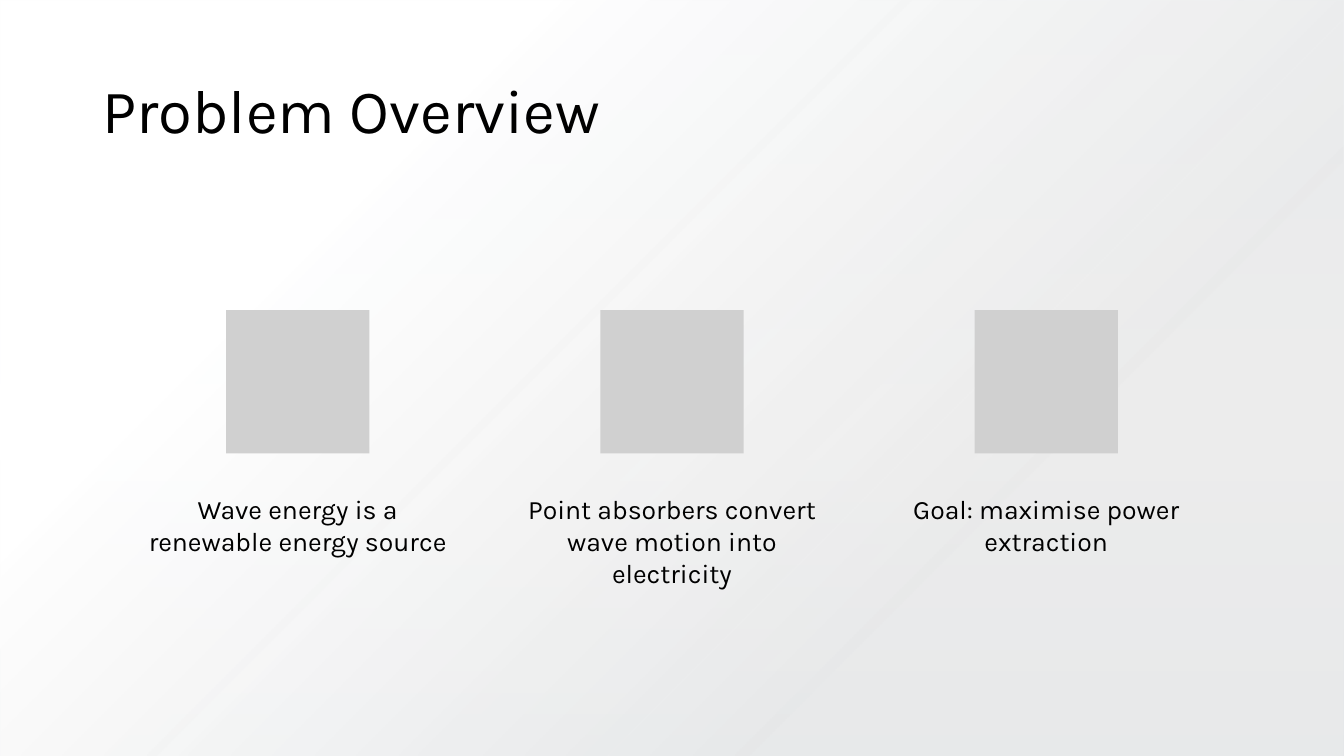
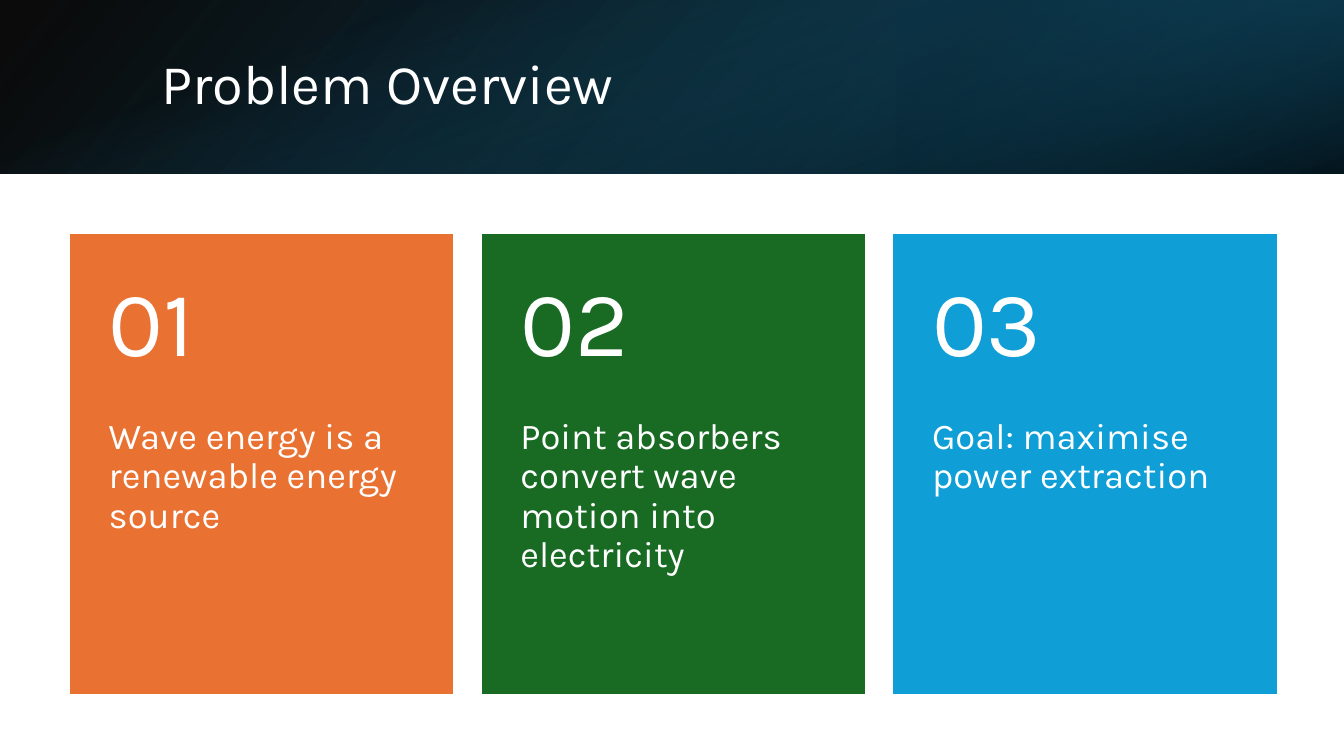
Before and after one commit to lbuckley-jpg/MDM2-Project-2, a slide deck: slide 2 of Presentation/wave_energy_presentation.pptx. Drawn at 1344x756 pixels with LibreOffice and Linux fonts; fonts in the diff are those of the drawing; grey boxes stand for pictures. Boxes give left, top, right and bottom in pixels: in the first picture for what was removed or moved away, otherwise in the second. Text is boxed around its words. In the diff, an @@ line names an element or a change of style, - is before the commit and + after.

```diff
--- a/Presentation/wave_energy_presentation.pptx
+++ b/Presentation/wave_energy_presentation.pptx
@@ background gradient #F0F8FD to #FFFFFF to #E1EBF3 to #FFFFFF @@
@@ rectangle removed at [0, 0, 1344, 756] @@
@@ rectangle added at [0, 0, 1344, 173], fill gradient #000000 to #104862 @@
@@ rectangle added at [0, 1, 1343, 174], fill gradient #156082 to #000000 @@
@@ rectangle added at [896, 0, 1344, 173], fill gradient #0B3041 to #156082 @@
@@ title "Problem Overview": place and size @@
-title "Problem Overview" at [102, 90, 600, 134]
+title "Problem Overview" at [161, 65, 613, 105]
@@ title "Problem Overview" at [161, 65, 613, 105]: size 44 to 40 pt, text colour #000000 to #FFFFFF @@
@@ group added at [72, 235, 1275, 693]: 3 rectangles, 3 texts @@
+01
+02
+03
@@ picture removed at [226, 311, 369, 454] @@
@@ picture removed at [601, 311, 744, 454] @@
@@ picture removed at [975, 311, 1118, 454] @@
@@ text "Wave energy is a renewable ...": place and size @@
-text "Wave energy is a renewable ..." at [149, 500, 446, 558]
+text "Wave energy is a renewable ..." at [109, 424, 397, 529]
@@ text "Point absorbers convert wave motion ...": place and size @@
-text "Point absorbers convert wave motion ..." at [528, 500, 816, 590]
+text "Point absorbers convert wave motion ..." at [520, 424, 781, 576]
@@ size 19 to 26 pt, text colour #000000 to #FFFFFF; alignment centre to left; line spacing 1 to 0.9; more space between paragraphs in 3 elements at [520, 424, 781, 576], [109, 424, 397, 529], [932, 424, 1209, 497] @@
@@ text "Goal: maximise power extraction": place and size @@
-text "Goal: maximise power extraction" at [913, 500, 1179, 552]
+text "Goal: maximise power extraction" at [932, 424, 1209, 497]
```
Also in this commit, not shown: 5 other slides changed, 12 slides added, 1 slide removed, 4 other files.
